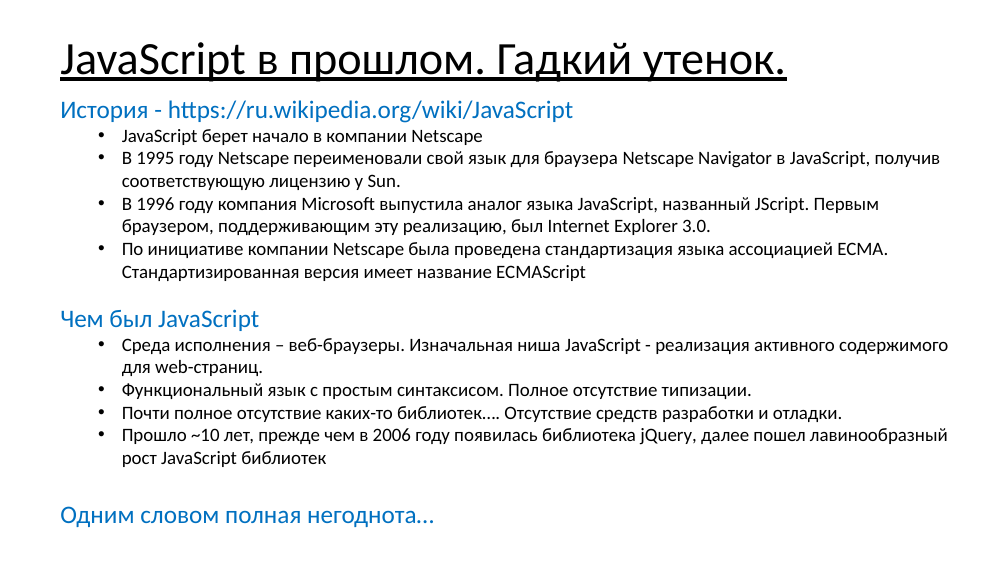
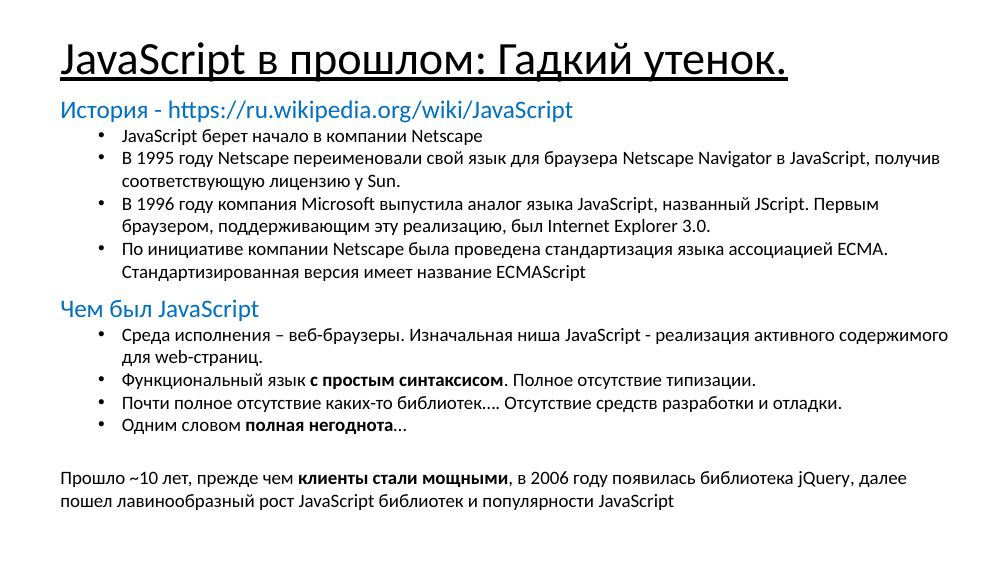
Before and after one commit to asbeseda/graphql-demo, a slide deck: slide 9 of graphql-spring-node.pptx (slide 7 before the commit). Drawn at 1008x567 pixels with LibreOffice and Linux fonts; fonts in the diff are those of the drawing. Boxes give left, top, right and bottom in pixels: in the first picture for what was removed or moved away, otherwise in the second. Text is boxed around its words. In the diff, an @@ line names an element or a change of style, - is before the commit and + after.

Commit message:
presentation...

```diff
--- a/graphql-spring-node.pptx
+++ b/graphql-spring-node.pptx
@@ title at <box>60,42,787,82</box>: text changed @@
-JavaScript в прошлом. Гадкий утенок.
+JavaScript в прошлом: Гадкий утенок.
@@ text at <box>122,373,756,434</box>: bold on in "с простым синтаксисом.", "полная негоднота…"; size 24 to 18 pt, text colour #0070C0 to #000000 in "Одним словом полная негоднота…"; bullet none to • @@
@@ text at <box>122,428,948,467</box>: paragraph removed @@
-  • Прошло ~10 лет, прежде чем в 2006 году появилась библиотека jQuery, далее пошел лавинообразный рост JavaScript библиотек
@@ text at <box>60,471,907,510</box>: paragraph added @@
+  Прошло ~10 лет, прежде чем клиенты стали мощными, в 2006 году появилась библиотека jQuery, далее пошел лавинообразный рост JavaScript библиотек и популярности JavaScript
```
Also in this commit, not shown: 1 other slide changed, 4 slides added.
